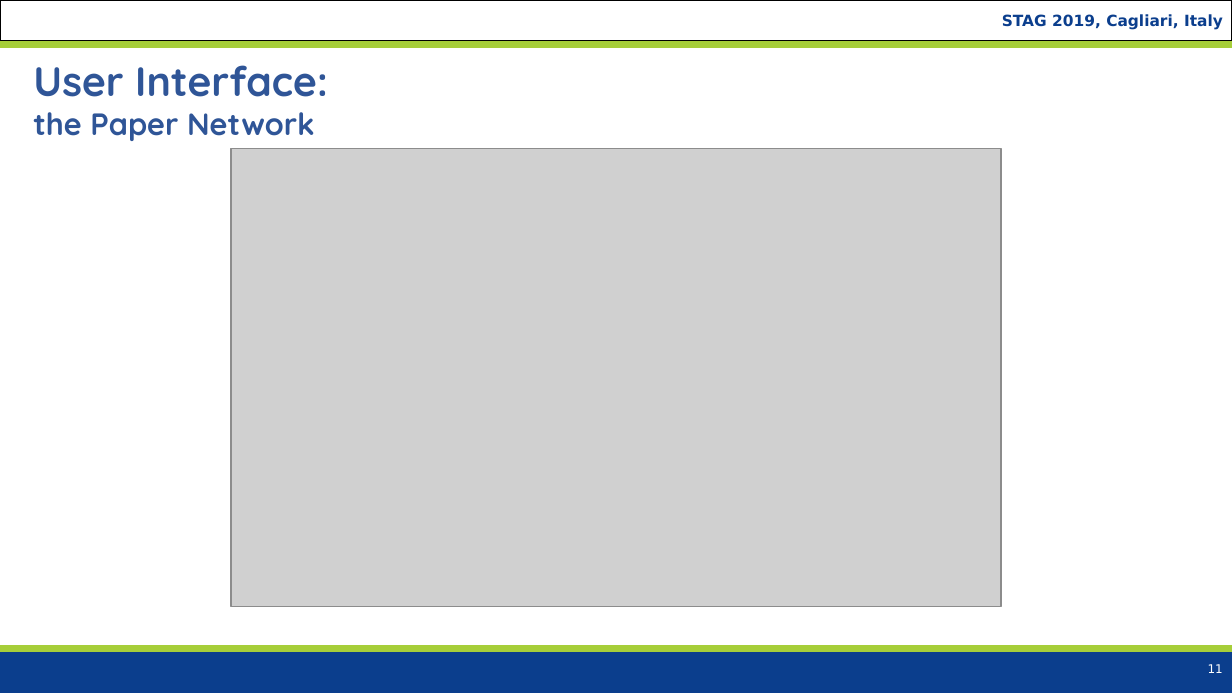
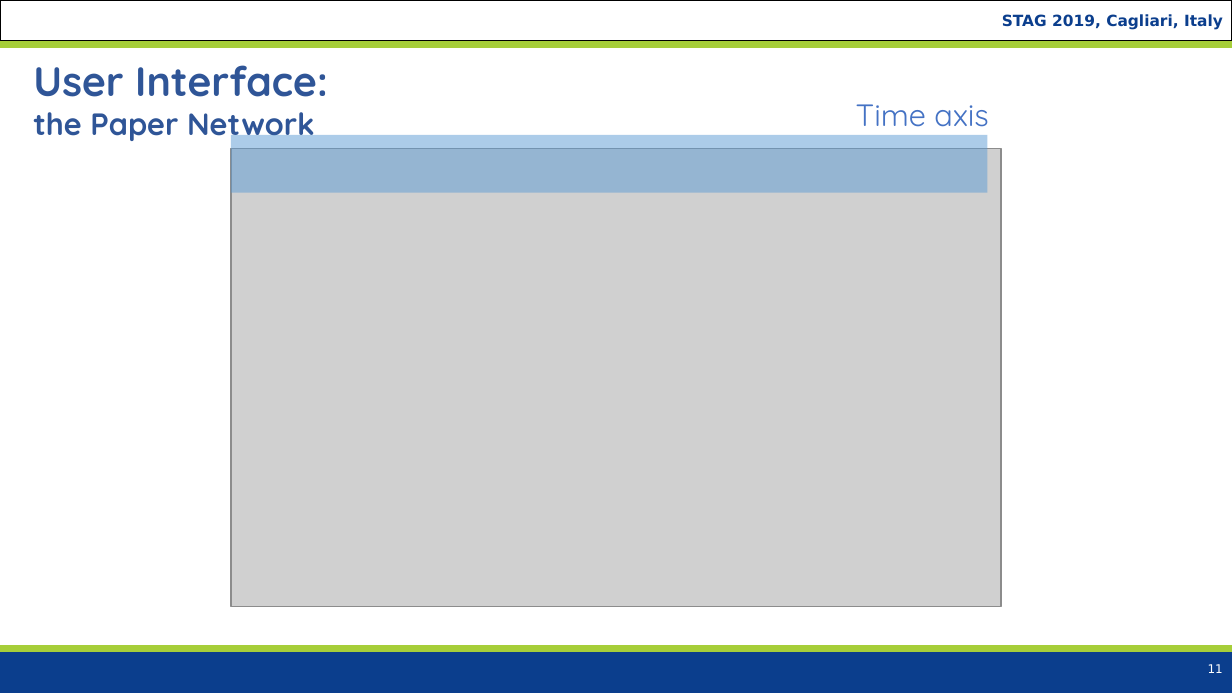
Before and after one commit to cnr-isti-vclab/ReviewerNet, a slide deck: slide 11 of stag/STAG2019-ReviewerNet.odp. Drawn at 1232x693 pixels with LibreOffice and Linux fonts; fonts in the diff are those of the drawing; grey boxes stand for pictures; background and template pictures are left out. Boxes give left, top, right and bottom in pixels: in the first picture for what was removed or moved away, otherwise in the second. Text is boxed around its words. In the diff, an @@ line names an element or a change of style, - is before the commit and + after.

```diff
--- a/stag/STAG2019-ReviewerNet.odp
+++ b/stag/STAG2019-ReviewerNet.odp
@@ text added at (856, 104, 988, 127), 18 pt, text #4472C4 @@
+Time axis
@@ rectangle added at (230, 136, 987, 193), fill #5B9BD5 at 50% opacity @@
```
Also in this commit, not shown: 2 other slides changed, 1 other file.
